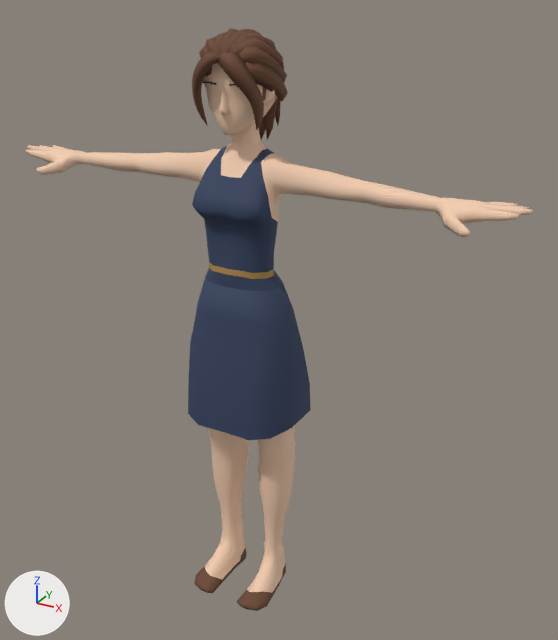
One commit to the glTF model regions/lady90.glb: the scene before it, then after it.
Rendered twice from a 50 mm camera at (1.161, -1.966, 1.961) aimed at (0.079, 0.002, 0.977). The axes (+X, +Y, +Z) are drawn at lower left. The lights are the same throughout. The picture after the commit comes second. Vertices at exactly the same position are counted once.

The scene before the commit, as lines of its bpy script (objects in view):
```python
me_cube_016 = bpy.data.meshes.new('Cube.016')
me_cube_016.from_pydata(...)  # 268 vertices, 482 faces; spans x -0.214..0.214, y -0.219..0.088, z 0.179..1.132
# faces by material slot: [348, 134]
me_cube_016.materials.append(mat_skin)  # beige #f3cdb0
me_cube_016.materials.append(mat_limegreen)  # dark blue #33415e
me_cube_047 = bpy.data.meshes.new('Cube.047')
me_cube_047.from_pydata(...)  # 256 vertices, 490 faces; spans x -0.145..0.145, y -0.255..-0.001, z 0.001..0.182
# faces by material slot: [250, 240]
me_cube_047.materials.append(mat_skin)  # beige #f3cdb0
me_cube_047.materials.append(mat_red)  # brown #6b4630
me_cube_048 = bpy.data.meshes.new('Cube.048')
me_cube_048.from_pydata(...)  # 1312 vertices, 2594 faces; spans x -0.82..0.82, y -0.19..0.02, z 1.12..1.54
# faces by material slot: [2310, 256, 28]
me_cube_048.materials.append(mat_skin)  # beige #f3cdb0
me_cube_048.materials.append(mat_limegreen)  # dark blue #33415e
me_cube_048.materials.append(mat_gold)  # brown #b08a4a
ob_formal_body = bpy.data.objects.new('Formal_Body', me_cube_048)
ob_formal_body.location = (0.0, 0.0, 0.0)
ob_formal_feet = bpy.data.objects.new('Formal_Feet', me_cube_047)
ob_formal_feet.location = (0.0, 0.0, 0.0)
ob_formal_legs = bpy.data.objects.new('Formal_Legs', me_cube_016)
ob_formal_legs.location = (0.0, 0.0, 0.0)
# also in view: 'Formad_Head' at (0.0, -0.042, 1.684)
```
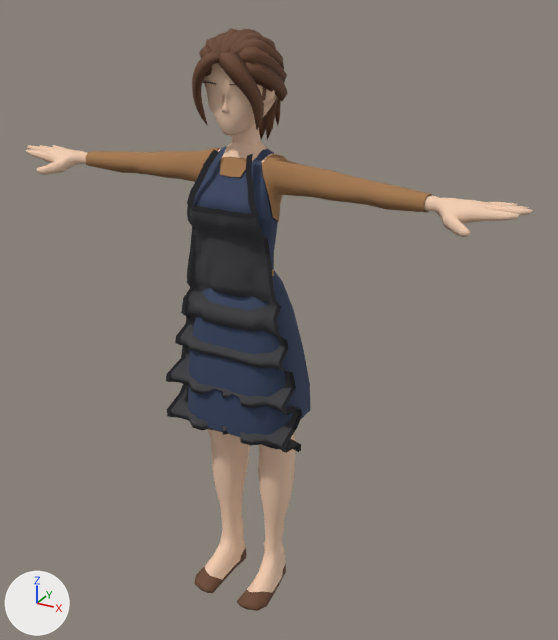
Where the change shows, as pixel boxes [x1, y1, x2, y2] in the pictures (558 x 640 px):
'Formal_Body', reshaped (107% taller)
    before: [25, 141, 533, 291]
    after: [25, 141, 533, 453]
part 1 of me_cube_048, built on
    before: [200, 149, 286, 222]
    after: [166, 147, 302, 453]
part 2 of me_cube_048, built on
    before: [362, 185, 431, 211]
    after: [361, 183, 432, 213]
part 3 of me_cube_048, built on
    before: [86, 152, 137, 172]
    after: [86, 151, 137, 173]
part 4 of me_cube_048, recoloured
    both: [131, 152, 378, 203]

The change, as a diff of the scene's bpy script:
```diff
--- a/regions/lady90.glb.py
+++ b/regions/lady90.glb.py
@@ mat_apronedge @@
+mat_apronedge = principled_material('ApronEdge')
+mat_apronedge.base_color = (0.0194, 0.0194, 0.0232)  # black #26262a
+mat_apronedge.roughness = 0.9
@@ mat_sweater @@
+mat_sweater = principled_material('Sweater')
+mat_sweater.base_color = (0.376, 0.191, 0.0782)  # brown #a5794f
+mat_sweater.roughness = 0.95
@@ mat_apron @@
+mat_apron = principled_material('Apron')
+mat_apron.base_color = (0.0452, 0.0452, 0.0513)  # dark grey #3c3c40
+mat_apron.roughness = 0.9
@@ me_cube_048 @@
 # used by ob_formal_body; location = (0.0, 0.0, 0.0)
-me_cube_048.from_pydata(...)  # 1312 vertices, 2594 faces; spans x -0.82..0.82, y -0.19..0.02, z 1.12..1.54
+me_cube_048.from_pydata(...)  # 1977 vertices, 3498 faces; spans x -0.82..0.82, y -0.23..0.02, z 0.59..1.54
+# me_cube_048 part 1: 17 vertices removed from x -0.11..0.11, y -0.11..-0.01, z 1.37..1.51; 666 vertices added at x -0.22..0.22, y -0.23..0.0, z 0.59..1.52
+# me_cube_048 part 2: 5 vertices removed from x 0.44..0.45, y -0.1..-0.04, z 1.41..1.46; 13 vertices added at x 0.44..0.56, y -0.11..-0.04, z 1.4..1.47
+# me_cube_048 part 3: 5 vertices removed from x -0.45..-0.44, y -0.1..-0.04, z 1.41..1.46; 13 vertices added at x -0.56..-0.44, y -0.11..-0.04, z 1.4..1.47
+# me_cube_048 part 4: 212 faces spanning x -0.45..0.45, y -0.11..-0.01, z 1.38..1.5 switch from mat_skin (beige #f3cdb0) to mat_sweater (brown #a5794f)
 me_cube_048.materials.append(mat_limegreen)
 me_cube_048.materials.append(mat_gold)
+me_cube_048.materials.append(mat_apron)  # dark grey #3c3c40
+me_cube_048.materials.append(mat_apronedge)  # black #26262a
```
